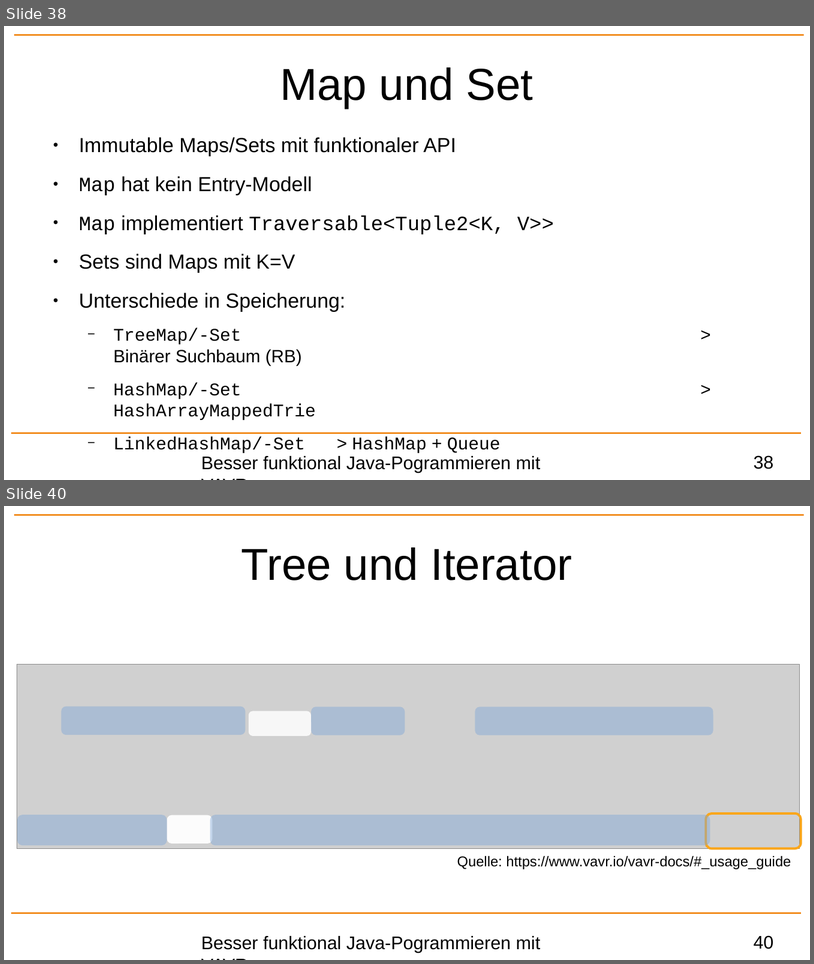
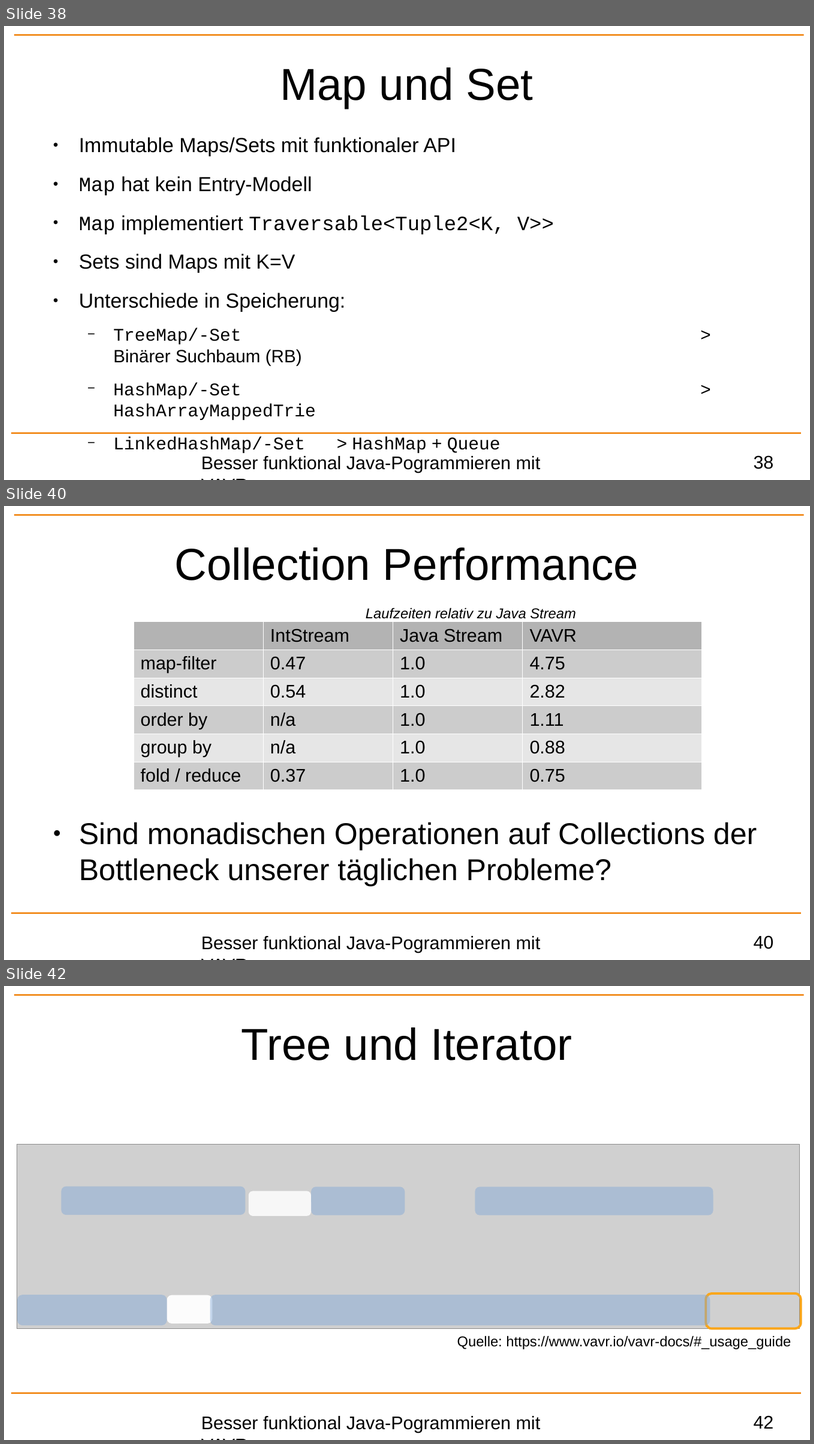
Before and after one commit to p3et/vavr-demo, a slide deck: coffee talk.odp. Shown one above the other, each under a label of ours: slides 38 and 40 before the commit, slides 38, 40 and 42 after it; the slides between them are not shown. The pictures are 814x964 and 814x1444 pixels, drawn with LibreOffice and Linux fonts; fonts in the diff are those of the drawing; grey boxes stand for pictures; background and template pictures are left out. Boxes give left, top, right and bottom in pixels: in the first picture for what was removed or moved away, otherwise in the second. Text is boxed around its words. In the diff, an @@ line names an element or a change of style, - is before the commit and + after.

Commit message:
collection benchmark

```diff
--- a/coffee talk.odp
+++ b/coffee talk.odp
@@ slide 40 added at box(4, 506, 810, 960), background #FFFFFF; not listed: 4 template elements that a slide beside it also shows @@
@@ title added at box(174, 547, 639, 580), 44 pt, text #000000 @@
+Collection Performance
@@ text added at box(366, 607, 576, 619), 14 pt, text #000000, italic @@
+Laufzeiten relativ zu Java Stream
@@ table added at box(134, 622, 701, 790), 6 rows, 4 columns @@
+ | IntStream | Java Stream | VAVR
+map-filter | 0.47 | 1.0 | 4.75
+distinct | 0.54 | 1.0 | 2.82
+order by | n/a | 1.0 | 1.11
+group by | n/a | 1.0 | 0.88
+fold / reduce | 0.37 | 1.0 | 0.75
@@ text added at box(79, 822, 757, 886), 29.6 pt, text #000000 @@
+● Sind monadischen Operationen auf Collections der Bottleneck unserer täglichen Probleme?
@@ what was slide 40 is now slide 42 @@
@@ page number at box(754, 1415, 774, 1428): text changed @@
-40
+42
```
Also in this commit, not shown: 1 other slide added, 1 other file.
